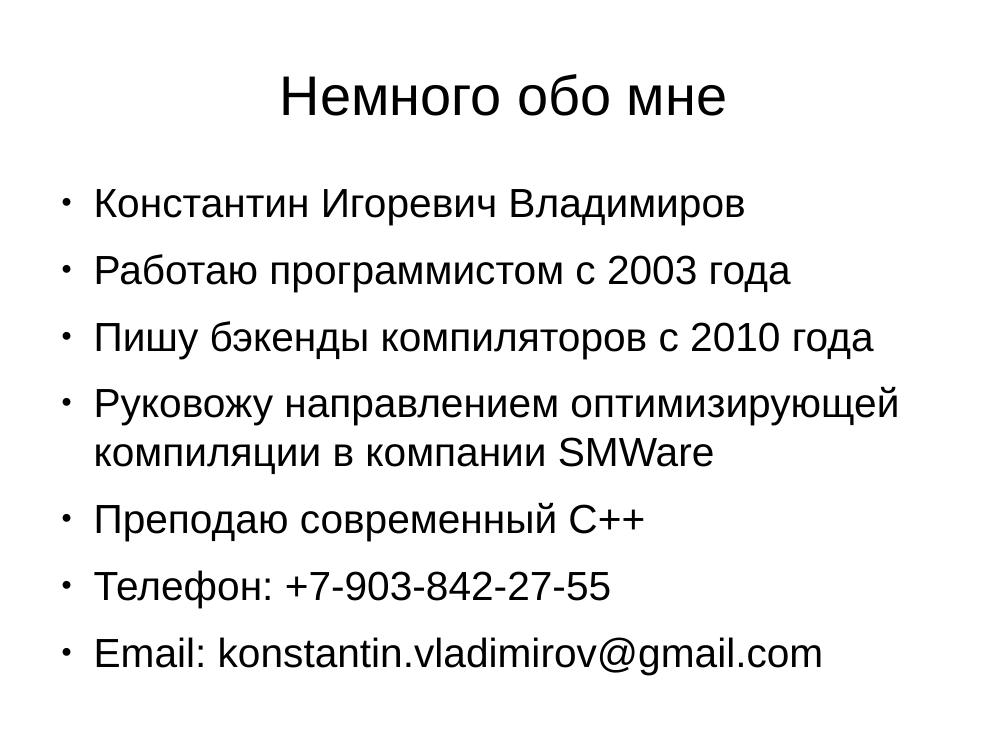
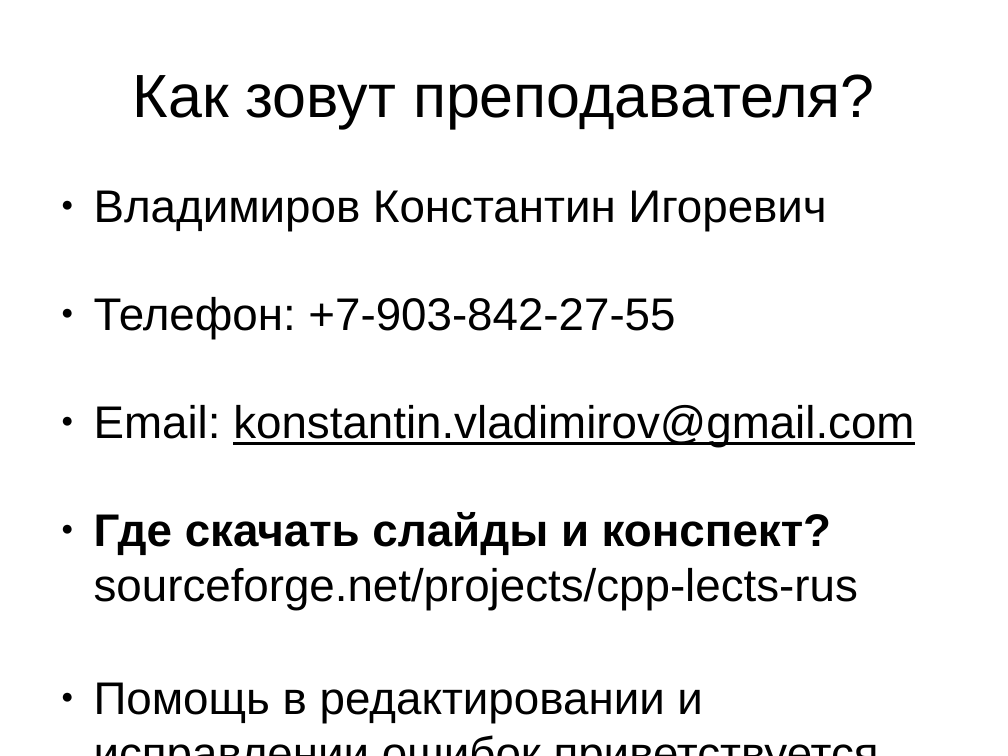
Before and after one commit to MIPT-ILab/cpp-lects-rus, a slide deck: slide 1 of slides/lec1-1-primes.odp. Drawn at 1008x756 pixels with LibreOffice and Linux fonts; fonts in the diff are those of the drawing. Boxes give left, top, right and bottom in pixels: in the first picture for what was removed or moved away, otherwise in the second. Text is boxed around its words. In the diff, an @@ line names an element or a change of style, - is before the commit and + after.

Commit message:
Typos correction and new slide on RTL annot

```diff
--- a/slides/lec1-1-primes.odp
+++ b/slides/lec1-1-primes.odp
@@ title at [133,74,874,128]: text changed; size 44 to 48 pt @@
-Немного обо мне
+Как зовут преподавателя?
@@ text at [94,190,826,231]: text changed; size 32 to 36 pt @@
-● Константин Игоревич Владимиров
-● Работаю программистом с 2003 года
-● Пишу бэкенды компиляторов с 2010 года
-● Руковожу направлением оптимизирующей компиляции в компании SMWare
-● Преподаю современный C++
+● Владимиров Константин Игоревич
@@ text at [94,297,914,447]: size 32 to 36 pt in "Телефон: +7-903-842-27-55", "Email: konstantin.vladimirov@gmail.com"; underline on in "konstantin.vladimirov@gmail.com"; more space between paragraphs @@
@@ text at [94,512,858,723]: paragraphs added @@
+● Где скачать слайды и конспект? sourceforge.net/projects/cpp-lects-rus
+● Помощь в редактировании и исправлении ошибок приветствуется
```
Also in this commit, not shown: 1 other slide changed, 1 slide removed.
